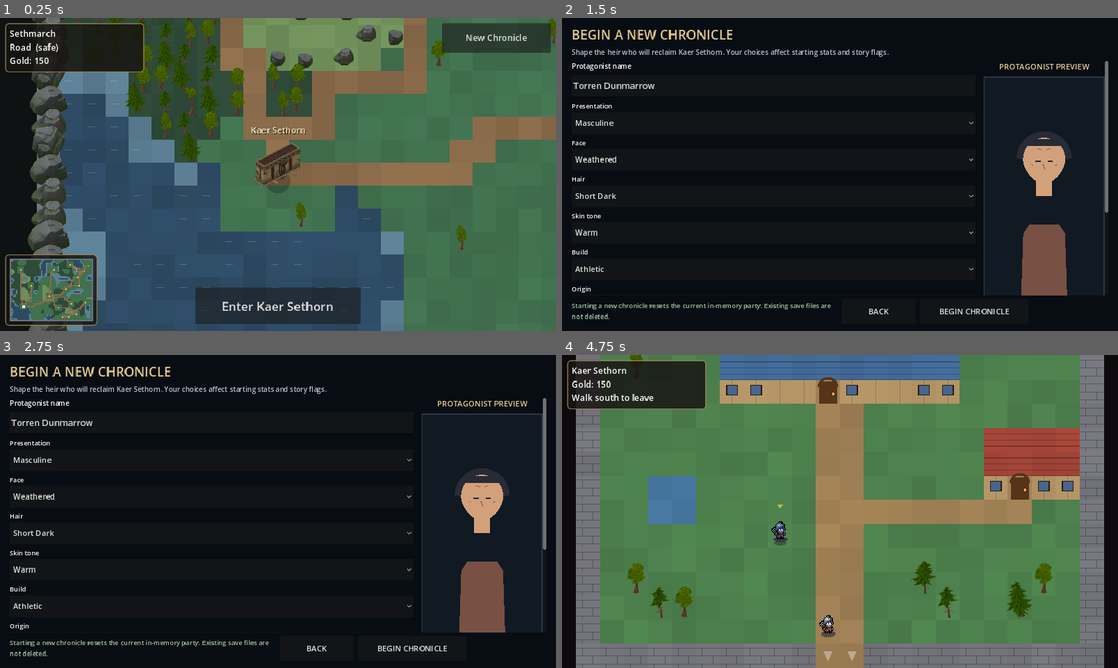
Above: before the commit, frames 1-4 (two rows, left to right).
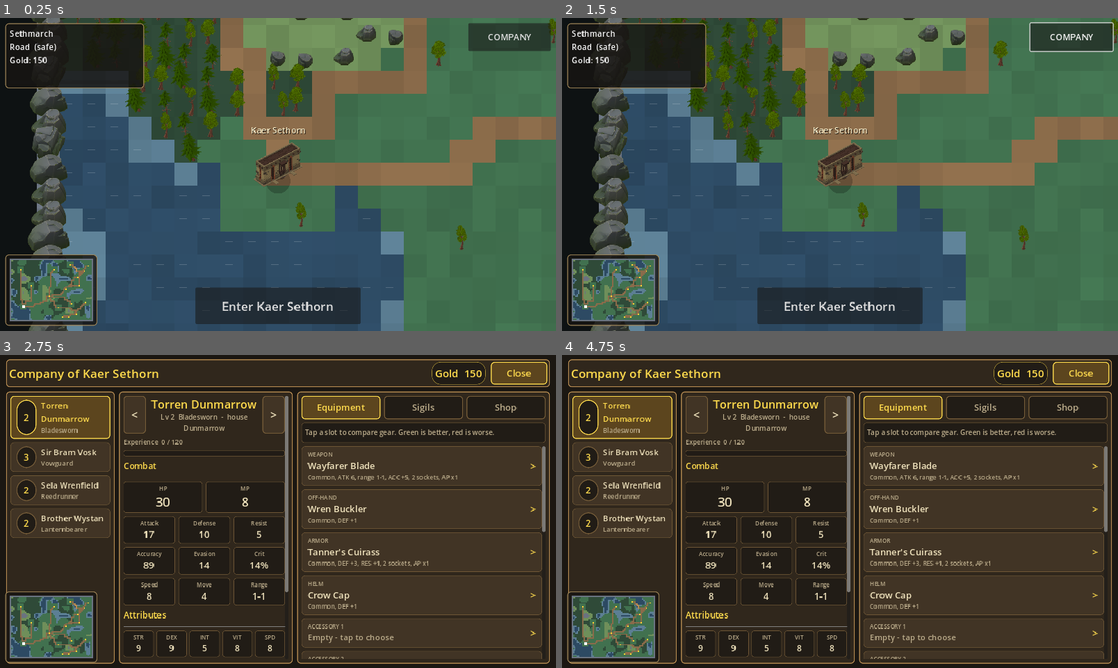
Above: after the commit, the same moments.

Repository: ninjun42215-gif/KindleWake
Game: Godot game, scene res://World.tscn
Two runs of this game, one before a commit and one after it. Both use one fixed random seed, a clock stepped at 60 frames per second and the inputs below.
Inputs (mouse positions are in pixels of both pictures, inside the frame that each line leads up to):
- Up to frame 1 (0.25 s): no input
- Up to frame 2 (1.5 s): click (1073, 36) at 0.5 s, where only the run after the commit has a clickable "COMPANY"; click (1056, 36) at 1.25 s, where only the run before the commit has a clickable "New Chronicle"
- Up to frame 3 (2.75 s): click (494, 373) at 2 s, where only the run before the commit has a clickable "New Chronicle"
- Up to frame 4 (4.75 s): click (973, 649) at 2.75 s, where only the run before the commit has a clickable "BEGIN CHRONICLE"; click "Enter Kaer Sethorn" at 3.5 s; click "Enter Kaer Sethorn" at 4.25 s

The runs differ from the first frame. In frame 1, 2.1% of the frame differs, in the area x 0-100%, y 1-23%; in frame 2, 92%; in frame 3, 83%; in frame 4, 94%, in the area x 0-99%, y 0-100%.

Commit message:
Upgrade overworld HUD and add company status panel

Diff:
--- a/Kindlewake/scripts/ui/world_scene.gd
+++ b/Kindlewake/scripts/ui/world_scene.gd
@@ -33,6 +33,9 @@
 
 var hud_root: Control
 var info_label: Label
+var leader_status_label: Label
+var leader_exp_bar: ProgressBar
+var company_btn: Button
 var prompt_btn: Button
 var place_panel: PanelContainer
 var place_title: Label
@@ -555,17 +558,29 @@
     info_panel.mouse_filter = Control.MOUSE_FILTER_IGNORE
     info_label = Label.new()
     info_label.custom_minimum_size = Vector2(300, 0)
-    info_label.add_theme_font_size_override("font_size", 20)
-    info_panel.add_child(info_label)
+    info_label.autowrap_mode = TextServer.AUTOWRAP_WORD_SMART
+    info_label.add_theme_font_size_override("font_size", 19)
+    var info_box := VBoxContainer.new()
+    info_box.add_theme_constant_override("separation", 5)
+    info_box.add_child(info_label)
+    leader_status_label = Label.new()
+    leader_status_label.add_theme_font_size_override("font_size", 14)
+    leader_status_label.add_theme_color_override("font_color", Color("#e5c98d"))
+    info_box.add_child(leader_status_label)
+    leader_exp_bar = ProgressBar.new()
+    leader_exp_bar.custom_minimum_size = Vector2(0, 9)
+    leader_exp_bar.show_percentage = false
+    info_box.add_child(leader_exp_bar)
+    info_panel.add_child(info_box)
     root.add_child(info_panel)
     info_panel.set_anchors_and_offsets_preset(Control.PRESET_TOP_LEFT, Control.PRESET_MODE_MINSIZE, 12)
 
-    # Top-right: begin a fresh chronicle with a customized protagonist.
-    var new_chronicle_btn := _btn("New Chronicle", _on_new_chronicle_pressed, 20)
-    new_chronicle_btn.custom_minimum_size = Vector2(250, 68)
-    root.add_child(new_chronicle_btn)
-    new_chronicle_btn.set_anchors_and_offsets_preset(Control.PRESET_TOP_RIGHT, Control.PRESET_MODE_MINSIZE, 12)
-    new_chronicle_btn.grow_horizontal = Control.GROW_DIRECTION_BEGIN
+    # Top-right: company management is always one tap away on the road.
+    company_btn = _btn("COMPANY", _open_party, 20)
+    company_btn.custom_minimum_size = Vector2(190, 64)
+    root.add_child(company_btn)
+    company_btn.set_anchors_and_offsets_preset(Control.PRESET_TOP_RIGHT, Control.PRESET_MODE_MINSIZE, 12)
+    company_btn.grow_horizontal = Control.GROW_DIRECTION_BEGIN
 
     # Top-centre: ambush banner
     banner = _hud_panel(0.95)
